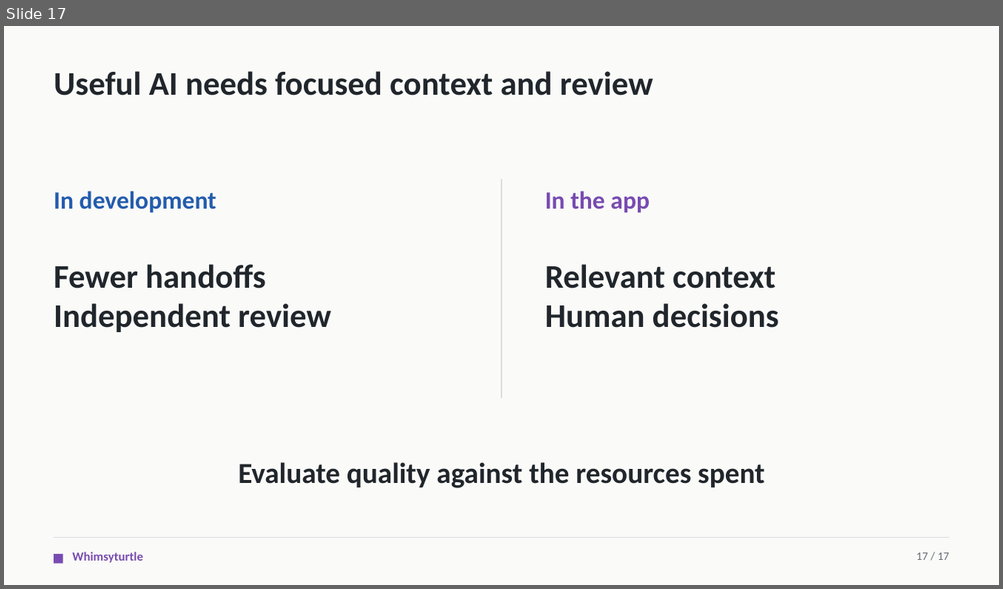
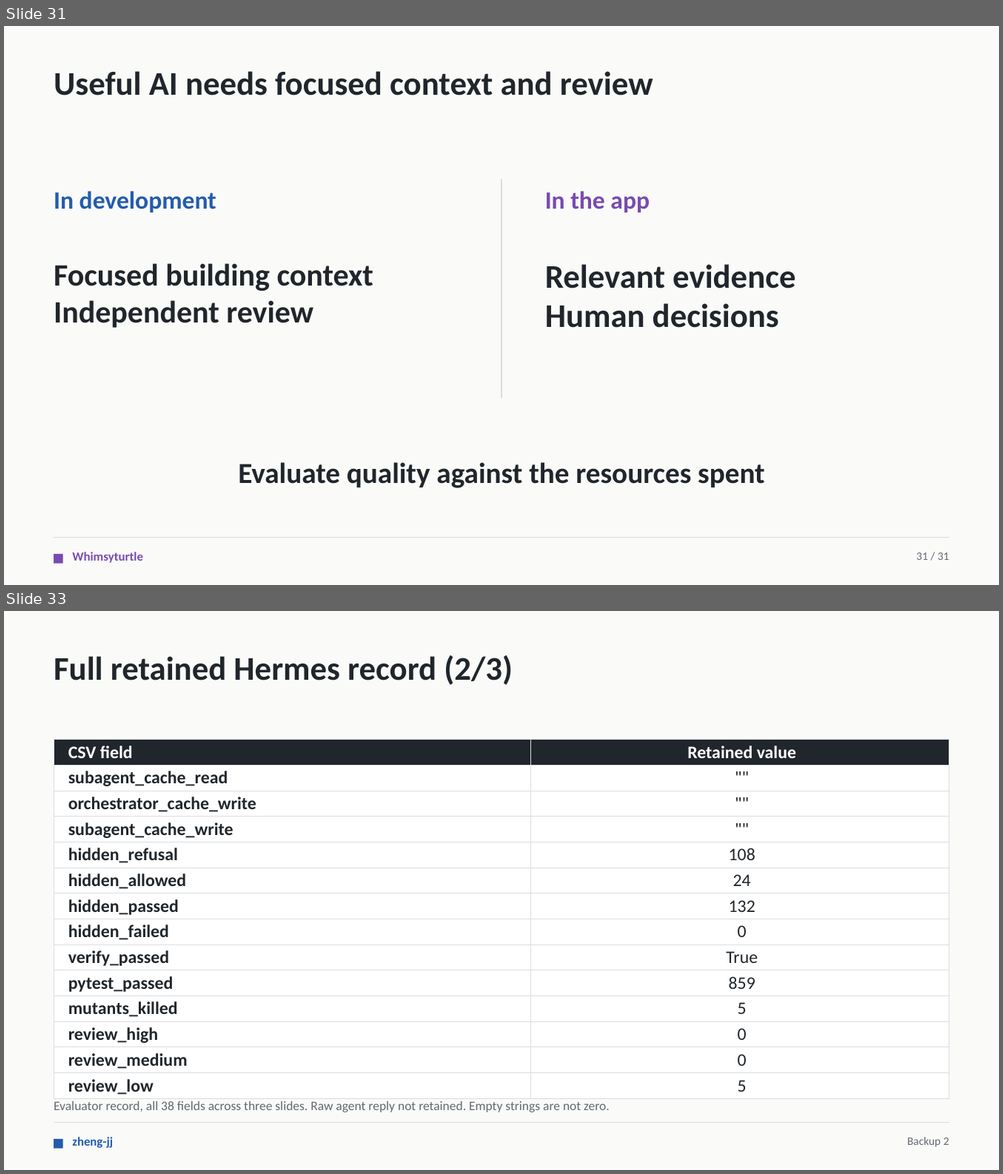
Before and after one commit to CS3227-2610-MP4-Relay/CS3227-2610-MP4, a slide deck: presentations/Relay-MP4.pptx. Shown one above the other, each under a label of ours: slide 17 before the commit, slides 31 and 33 after it; the slides between them are not shown. The pictures are 1003x589 and 1003x1174 pixels, drawn with LibreOffice and Linux fonts; fonts in the diff are those of the drawing. Boxes give left, top, right and bottom in pixels: in the first picture for what was removed or moved away, otherwise in the second. Text is boxed around its words. In the diff, an @@ line names an element or a change of style, - is before the commit and + after.

Commit message:
docs: Expand MP4 experiment coverage and sample evidence

```diff
--- a/presentations/Relay-MP4.pptx
+++ b/presentations/Relay-MP4.pptx
@@ slide 33 added at box(4, 611, 999, 1170), background #FAFAF8 @@
@@ text added at box(54, 655, 512, 685), 32 pt, text #20262B, bold @@
+Full retained Hermes record (2/3)
@@ table added at box(54, 739, 949, 1098), 14 rows, 2 columns @@
+CSV field | Retained value
+subagent_cache_read | ""
+orchestrator_cache_write | ""
+subagent_cache_write | ""
+hidden_refusal | 108
+hidden_allowed | 24
+hidden_passed | 132
+hidden_failed | 0
+verify_passed | True
+pytest_passed | 859
+mutants_killed | 5
+review_high | 0
+review_medium | 0
+review_low | 5
@@ text added at box(54, 1102, 609, 1113), 12.5 pt, text #626A73 @@
+Evaluator record, all 38 fields across three slides. Raw agent reply not retained. Empty strings are not zero.
@@ line added from (54, 1123) to (949, 1123), #D9DDE1 0.7 pt @@
@@ rectangle added at box(54, 1139, 63, 1148), fill #235CAD @@
@@ text added at box(72, 1137, 113, 1148), 12 pt, text #235CAD, bold @@
+zheng-jj
@@ text added at box(907, 1137, 949, 1147), 11 pt, text #626A73 @@
+Backup 2
@@ what was slide 17 is now slide 31 @@
@@ slide 31 changed as well @@
@@ text at box(54, 264, 373, 328): text changed; size 32 to 30 pt @@
-Fewer handoffs
-Independent review
+Focused building context
+Independent review
@@ text at box(545, 264, 795, 328): text changed @@
-Relevant context
-Human decisions
+Relevant evidence
+Human decisions
@@ text at box(916, 553, 949, 560): text changed @@
-17 / 17
+31 / 31
```
Also in this commit, not shown: 11 other slides changed, 21 other slides added, 5 slides removed, 3 other files.
